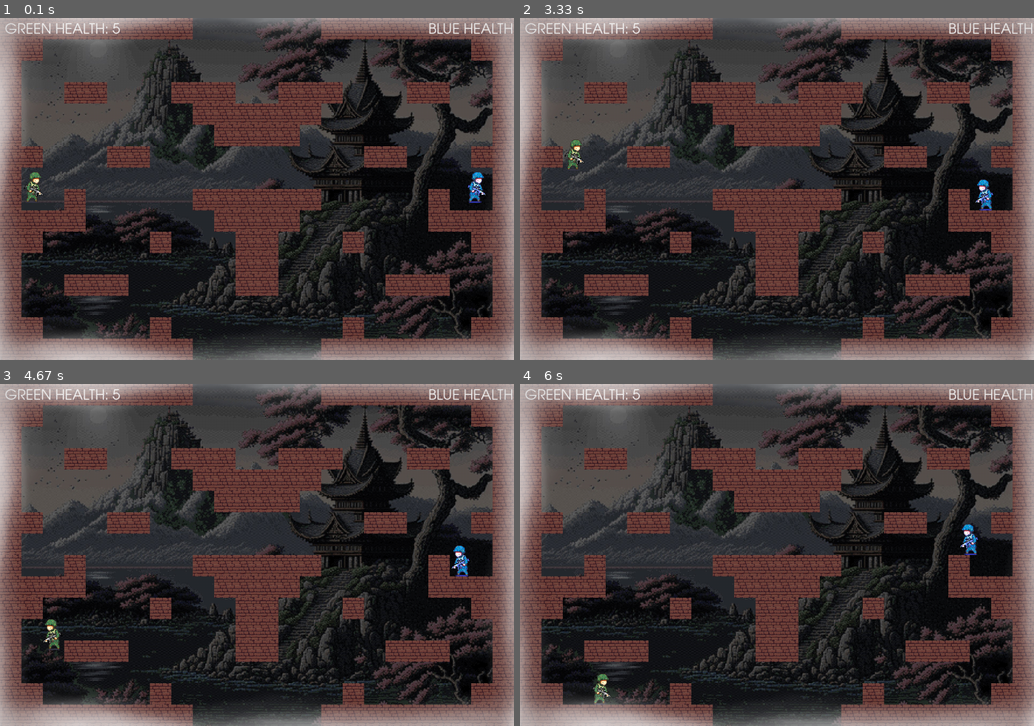
Above: before the commit, frames 1-4 (two rows, left to right).
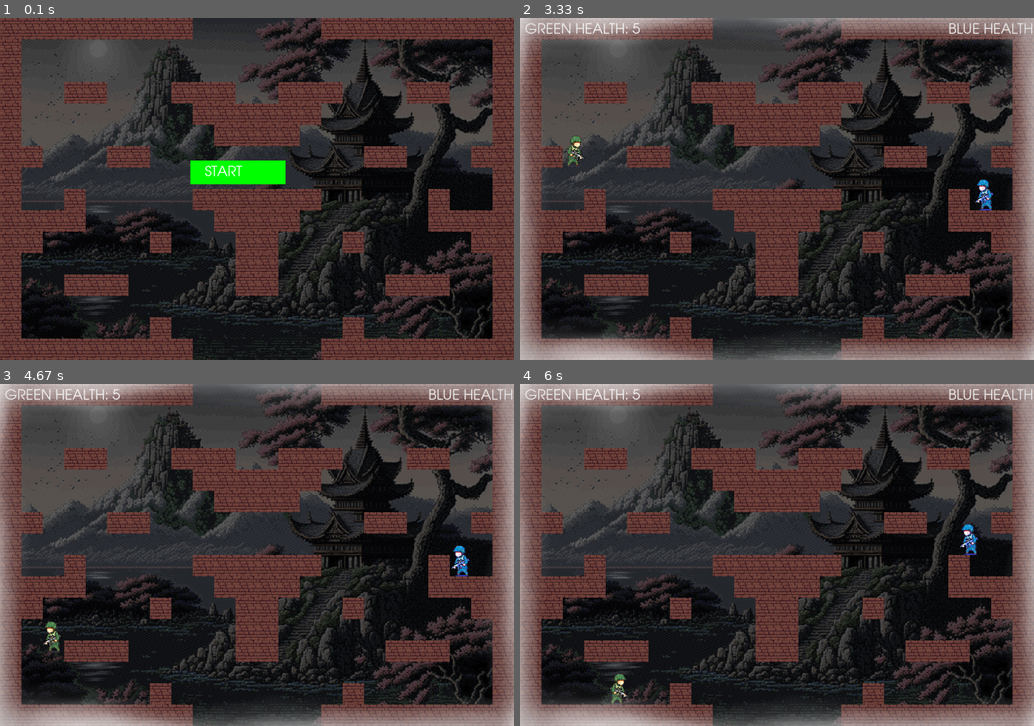
Above: after the commit, the same moments.

Repository: RoboGuy8/Game
Game: pygame game, started from Pygame.py
The game is run twice, just before and just after one commit, with the same random seed, the same clock (stepped at 60 frames per second) and the same inputs.
Inputs (mouse positions are in pixels of both pictures, inside the frame that each line leads up to):
- Up to frame 1 (0.1 s): no input
- Up to frame 2 (3.33 s): click (756, 171) at 0.38 s, where only the run after the commit has a clickable "START"; hold Enter 0.67-1.13 s; hold D 0.67-1.13 s; hold Space 1.17-1.63 s; hold D 1.17-1.63 s; tap J at 1.23, 1.53, 1.73, 2.03, 2.23, 2.53, 2.73, 3.03, 3.23 s; hold I 1.67-2.13 s; hold D 1.67-2.13 s; hold L 2.17-2.63 s; hold D 2.17-2.63 s; hold D 2.67-3.13 s; hold W from 3.17 s (still down)
- Up to frame 3 (4.67 s): release W at 3.47 s; hold D 3.5-3.97 s; tap J at 3.57, 3.87, 4.07, 4.37, 4.63 s; hold A 4-4.53 s; hold A from 4.57 s (still down)
- Up to frame 4 (6 s): tap J at 4.93, 5.07, 5.47, 5.77 s; release A at 4.97 s; hold W 5-5.37 s; tap I at 5.15 s; hold D from 5.4 s (still down)

The runs differ from the first frame. In frame 1, 19% of the frame differs, in the area x 0-100%, y 0-100%; in frame 2, 3.0%; in frame 3, 3.0%; in frame 4, 3.1%.

Commit message:
Added start button, bug fixes and code optimisation (reduced from 320 to 300 lines)

Diff:
--- a/Pygame.py
+++ b/Pygame.py
@@ -1,18 +1,15 @@
 import pygame
 import csv
 
-
-# Initialize Pygame
 pygame.init()
 
-# Screen settings
+#Settings
 SCREEN_WIDTH = 1080
 SCREEN_HEIGHT = 720
 
 ROWS = 16
-COLUMS = 150
-
-# Colors
+COLUMNS = 150
+
 BG = (150, 150, 150)
 RED = (50, 50, 50)
 
@@ -24,34 +21,27 @@
 GRAVITY = 0.55
 TILE_SIZE = SCREEN_HEIGHT // ROWS
 
-# Load bullet image
+#Image load and transform
 bullet_image = pygame.image.load('bullet.png').convert_alpha()
 bullet_img = pygame.transform.scale(bullet_image, (int(bullet_image.get_width() * 0.05), int(bullet_image.get_height() * 0.05)))
 texture_img = pygame.image.load('bricks.jpg')
-texture_img = pygame.transform.scale(texture_img, (TILE_SIZE,TILE_SIZE))
+texture_img = pygame.transform.scale(texture_img, (TILE_SIZE, TILE_SIZE))
 background_image = pygame.image.load('background.jpg').convert_alpha()
-background_img = pygame.transform.scale(background_image, (SCREEN_WIDTH,SCREEN_HEIGHT))
+background_img = pygame.transform.scale(background_image, (SCREEN_WIDTH, SCREEN_HEIGHT))
 fog_image = pygame.image.load('fog.png').convert_alpha()
-fog_img = pygame.transform.scale(fog_image, (SCREEN_WIDTH,200))
+fog_img = pygame.transform.scale(fog_image, (SCREEN_WIDTH, 200))
 fog_up = pygame.transform.flip(fog_img, False, True)
 fog_left = pygame.transform.rotate(fog_img, 90)
 fog_right = pygame.transform.rotate(fog_img, -90)
-font = pygame.font.SysFont('Futura',30)
-
-def draw_text(text,font,text_color,x,y):
-    img = font.render(text,True,text_color)
-    screen.blit(img,(x,y))
+font = pygame.font.SysFont('Futura', 30)
+
+#Funtions + classes
+def draw_text(text, font, text_color, x, y):
+    img = font.render(text, True, text_color)
+    screen.blit(img, (x, y))
 
 def draw_bg():
-
     screen.blit(background_img, (0, 0))
-
-    #gridline
-
-    #for x in range(0, SCREEN_WIDTH, 45):
-    #    pygame.draw.line(screen, (200,200,200), (x, 0), (x, SCREEN_HEIGHT))
-    #for y in range(0, SCREEN_HEIGHT, 45):
-    #    pygame.draw.line(screen, (200,200,200), (0, y), (SCREEN_WIDTH, y))
 
 class Player(pygame.sprite.Sprite):
     def __init__(self, type, x, y, scale, speed):
@@ -82,7 +72,6 @@
         dx = 0
         dy = 0
 
-        # Move left or right
         if moving_left:
             dx = -self.speed
             self.flip = True
@@ -92,44 +81,34 @@
             self.flip = False
             self.direction = 1
 
-        # Jump
         if self.jump and not self.in_air:
             self.vel_y = -13
             self.jump = False
             self.in_air = True
 
-        # Apply gravity
         self.vel_y += GRAVITY
         if self.vel_y > 10:
             self.vel_y = 10
         dy += self.vel_y
 
-        # Check for collision
         self.in_air = True
         for tile in world.obstacle_list:
-            # Check collision in the x direction
             if tile[1].colliderect(self.rect.x + dx, self.rect.y, self.width, self.height):
                 dx = 0
-            # Check collision in the y direction
             if tile[1].colliderect(self.rect.x, self.rect.y + dy + GRAVITY, self.width, self.height):
-            # Check if the player is above the ground (falling)
                 if self.vel_y > 0:
                     self.vel_y = 0
                     self.in_air = False
                     dy = tile[1].top - self.rect.bottom
-                # Check if the player is jumping (moving upwards)
                 elif self.vel_y < 0:
                     self.vel_y = 0
                     dy = tile[1].bottom - self.rect.top
 
-        # Update player position
         self.rect.x += dx
         self.rect.y += dy
 
         if self.rect.y > 720:
             self.rect.y = 0
-
-
 
     def check_alive(self):
         if self.health <= 0:
@@ -140,14 +119,11 @@
     def draw(self):
         screen.blit(pygame.transform.flip(self.image, self.flip, False), self.rect)
 
-        #hitboxes
-
-        #pygame.draw.rect(screen,(255,0,0),self.rect,1)
-
 class World():
     def __init__(self):
         self.obstacle_list = []
-    def process_data(self,data):
+
+    def process_data(self, data):
         for y, row in enumerate(data):
             for x, tile in enumerate(row):
                 if tile == 4:
@@ -155,14 +131,14 @@
                     img_rect = img.get_rect()
                     img_rect.x = x * TILE_SIZE
                     img_rect.y = y * TILE_SIZE
-                    tile_data = (img,img_rect)
+                    tile_data = (img, img_rect)
                     self.obstacle_list.append(tile_data)
                 elif tile != 4:
                     pass
+
     def draw(self):
         for tile in self.obstacle_list:
-            screen.blit(tile[0],tile[1])
-
+            screen.blit(tile[0], tile[1])
 
 class Bullet(pygame.sprite.Sprite):
     def __init__(self, x, y, direction):
@@ -173,7 +149,6 @@
         self.rect.center = (x, y)
         self.direction = direction
 
-
     def update(self):
         self.rect.x += (self.direction * self.speed)
         if self.rect.right < 0 or self.rect.left > SCREEN_WIDTH:
@@ -192,122 +167,132 @@
                 player_2.health -= 1
                 self.kill()
 
-# Create groups
+#Groups + player init
 bullet_group = pygame.sprite.Group()
 
-# Create players
 player_1 = Player(1, 70, 350, 0.075, 4)
 player_2 = Player(2, 1000, 350, 0.075, 4)
 
+#proces world data from csv
 world_data = []
 for row in range(ROWS):
-	r = [-1] * COLUMS
-	world_data.append(r)
-#load in level data and create world
+    r = [-1] * COLUMNS
+    world_data.append(r)
+
 with open('map.csv', newline='') as csvfile:
-	reader = csv.reader(csvfile, delimiter=',')
-	for x, row in enumerate(reader):
-		for y, tile in enumerate(row):
-			world_data[x][y] = int(tile)
+    reader = csv.reader(csvfile, delimiter=',')
+    for x, row in enumerate(reader):
+        for y, tile in enumerate(row):
+            world_data[x][y] = int(tile)
+
 world = World()
 world.process_data(world_data)
 
-
-
-# Main game loop
-run = True
-while run:
+#Main loop
+running = True
+game_started = False
+while running:
     clock.tick(FPS)
 
     draw_bg()
     world.draw()
 
-    draw_text(f'GREEN HEALTH: {player_1.health}', font,(255,255,255),10,10)
-    draw_text(f'BLUE HEALTH: {player_2.health}', font,(255,255,255),900,10)
-    # Draw the players
-    player_1.update()
-    player_2.update()
-
-
-    # Update and draw the bullets
-    bullet_group.update()
-    bullet_group.draw(screen)
-    player_1.draw()
-    player_2.draw()
-    player_1.move(player_1.moving_left, player_1.moving_right)
-    player_2.move(player_2.moving_left, player_2.moving_right)
-
-
-    if player_1.alive:
-        if player_1.shoot:
-            if player_1.shoot_cooldown == 0:
-                player_1.shoot_cooldown = 25
-                bullet = Bullet(player_1.rect.centerx + (player_1.rect.size[0] * 0.9 * player_1.direction), player_1.rect.centery, player_1.direction)
-                bullet_group.add(bullet)
-        if player_1.shoot_cooldown > 0:
-            player_1.shoot_cooldown -= 1
-    if player_1.alive == False:
-        player_1.image = player_1.death_image
-    if player_2.alive:
-        if player_2.shoot:
-            if player_2.shoot_cooldown == 0:
-                player_2.shoot_cooldown = 25
-                bullet = Bullet(player_2.rect.centerx + (player_2.rect.size[0] * 0.9 * player_2.direction), player_2.rect.centery, player_2.direction)
-                bullet_group.add(bullet)
-        if player_2.shoot_cooldown > 0:
-            player_2.shoot_cooldown -= 1
-    if player_2.alive == False:
-        player_2.image = player_2.death_image
-
-    player_1.check_alive()
-    player_2.check_alive()
-
-    screen.blit(fog_img, (0, 590))
-    screen.blit(fog_up, (0, -75))
-    screen.blit(fog_left, (950, 0))
-    screen.blit(fog_right, (-75, 0))
-
+    if game_started == False:
+        start_button = pygame.Rect(400, 300, 200, 50)
+        pygame.draw.rect(screen, (0, 255, 0), start_button)
+        draw_text('START', font, (255, 255, 255), 430, 310)
+
+    #Controlls
     for event in pygame.event.get():
         if event.type == pygame.QUIT:
-            run = False
-        # keyboard presses
-        if event.type == pygame.KEYDOWN and player_1.alive:
-            if event.key == pygame.K_a:
-                player_1.moving_left = True
-            if event.key == pygame.K_d:
-                player_1.moving_right = True
-            if event.key == pygame.K_w:
-                player_1.jump = True
-            if event.key == pygame.K_SPACE:
-                player_1.shoot = True
-        if event.type == pygame.KEYDOWN and player_2.alive:
-            if event.key == pygame.K_j:
-                player_2.moving_left = True
-            if event.key == pygame.K_l:
-                player_2.moving_right = True
-            if event.key == pygame.K_i:
-                player_2.jump = True
-            if event.key == pygame.K_RETURN:
-                player_2.shoot = True
-        # keyboard released
-        if event.type == pygame.KEYUP:
-            if event.key == pygame.K_a:
-                player_1.moving_left = False
-            if event.key == pygame.K_d:
-                player_1.moving_right = False
-            if event.key == pygame.K_w:
-                player_1.jump = False
-            if event.key == pygame.K_SPACE:
-                player_1.shoot = False
-        if event.type == pygame.KEYUP:
-            if event.key == pygame.K_j:
-                player_2.moving_left = False
-            if event.key == pygame.K_l:
-                player_2.moving_right = False
-            if event.key == pygame.K_i:
-                player_2.jump = False
-            if event.key == pygame.K_RETURN:
-                player_2.shoot = False
+            running = False
+        elif not game_started and event.type == pygame.MOUSEBUTTONDOWN:
+            if event.button == 1:
+                if start_button.collidepoint(event.pos):
+                    game_started = True
+        elif game_started:
+            if event.type == pygame.KEYDOWN:
+                if event.key == pygame.K_a:
+                    player_1.moving_left = True
+                elif event.key == pygame.K_d:
+                    player_1.moving_right = True
+                elif event.key == pygame.K_w:
+                    player_1.jump = True
+                elif event.key == pygame.K_SPACE:
+                    player_1.shoot = True
+                elif event.key == pygame.K_j:
+                    player_2.moving_left = True
+                elif event.key == pygame.K_l:
+                    player_2.moving_right = True
+                elif event.key == pygame.K_i:
+                    player_2.jump = True
+                elif event.key == pygame.K_RETURN:
+                    player_2.shoot = True
+            elif event.type == pygame.KEYUP:
+                if event.key == pygame.K_a:
+                    player_1.moving_left = False
+                elif event.key == pygame.K_d:
+                    player_1.moving_right = False
+                elif event.key == pygame.K_w:
+                    player_1.jump = False
+                elif event.key == pygame.K_SPACE:
+                    player_1.shoot = False
+                elif event.key == pygame.K_j:
+                    player_2.moving_left = False
+                elif event.key == pygame.K_l:
+                    player_2.moving_right = False
+                elif event.key == pygame.K_i:
+                    player_2.jump = False
+                elif event.key == pygame.K_RETURN:
+                    player_2.shoot = False
+
+    if game_started:
+        draw_text(f'GREEN HEALTH: {player_1.health}', font, (255, 255, 255), 10, 10)
+        draw_text(f'BLUE HEALTH: {player_2.health}', font, (255, 255, 255), 900, 10)
+
+        player_1.update()
+        player_2.update()
+        bullet_group.update()
+        bullet_group.draw(screen)
+        player_1.draw()
+        player_2.draw()
+        player_1.move(player_1.moving_left, player_1.moving_right)
+        player_2.move(player_2.moving_left, player_2.moving_right)
+
+        #shooting and bullet collisions
+        if player_1.alive:
+            if player_1.shoot:
+                if player_1.shoot_cooldown == 0:
+                    player_1.shoot_cooldown = 25
+                    bullet = Bullet(player_1.rect.centerx + (player_1.rect.size[0] * 0.9 * player_1.direction),
+                                    player_1.rect.centery, player_1.direction)
+                    bullet_group.add(bullet)
+            if player_1.shoot_cooldown > 0:
+                player_1.shoot_cooldown -= 1
+        if player_1.alive == False:
+            player_1.image = player_1.death_image
+
+        if player_2.alive:
+            if player_2.shoot:
+                if player_2.shoot_cooldown == 0:
+                    player_2.shoot_cooldown = 25
+                    bullet = Bullet(player_2.rect.centerx + (player_2.rect.size[0] * 0.9 * player_2.direction),
+                                    player_2.rect.centery, player_2.direction)
+                    bullet_group.add(bullet)
+            if player_2.shoot_cooldown > 0:
+                player_2.shoot_cooldown -= 1
+        if player_2.alive == False:
+            player_2.image = player_2.death_image
+
+        player_1.check_alive()
+        player_2.check_alive()
+
+        #cosmetic "fog" border
+        screen.blit(fog_img, (0, 595))
+        screen.blit(fog_up, (0, -75))
+        screen.blit(fog_left, (950, 0))
+        screen.blit(fog_right, (-75, -250))
 
     pygame.display.update()
+
 pygame.quit()
--- a/map.csv
+++ b/map.csv
@@ -1,5 +1,5 @@
 4,4,4,4,4,4,4,4,4,-1,-1,-1,-1,-1,-1,4,4,4,4,4,4,4,4,4,-1,-1,-1,-1,-1,-1,-1,-1,-1,-1,-1,-1,-1,-1,-1,-1,-1,-1,-1,-1,-1,-1 …(312 unchanged characters)…
-4,4,-1,-1,-1,-1,-1,-1,-1,-1,-1,-1,-1,-1,-1,-1,-1,-1,-1,-1,-1,-1,4,4,-1,-1,-1,-1,-1,-1,-1,-1,-1,-1,-1,-1,- …(340 unchanged characters)…
+4,-1,-1,-1,-1,-1,-1,-1,-1,-1,-1,-1,-1,-1,-1,-1,-1,-1,-1,-1,-1,-1,-1,4,-1,-1,-1,-1,-1,-1,-1,-1,-1,-1,-1,-1,- …(340 unchanged characters)…
 4,-1,-1,14,14,-1,-1,-1,-1,14,14,-1,-1,-1,14,-1,-1,-1,-1,14,14,-1,-1,4,-1,-1,-1,-1,-1,-1,-1,-1,-1,-1,-1,-1,-1,-1,-1,-1,- …(328 unchanged characters)…
 4,-1,-1,4,4,-1,-1,-1,4,4,4,14,14,4,4,4,-1,-1,-1,4,4,-1,-1,4,-1,-1,-1,-1,-1,-1,-1,-1,-1,-1,-1,-1,-1,-1,-1,-1,-1,-1,-1,-1 …(318 unchanged characters)…
 4,-1,-1,-1,-1,-1,-1,-1,-1,4,4,4,4,4,4,-1,-1,-1,-1,-1,-1,-1,-1,4,-1,-1,-1,-1,-1,-1,-1,-1,-1,-1,-1,-1,-1,-1,-1,-1,-1,-1,- …(322 unchanged characters)…
@@ -12,5 +12,5 @@
 4,-1,-1,14,-1,14,-1,-1,-1,-1,-1,4,4,-1,-1,-1,-1,-1,14,-1,14,-1,-1,4,-1,-1,-1,-1,-1,-1,-1,-1,-1,-1,-1,-1,-1,-1,-1,-1,-1, …(326 unchanged characters)…
 4,-1,-1,4,4,4,-1,-1,-1,-1,-1,4,4,-1,-1,-1,-1,-1,4,4,4,-1,-1,4,-1,-1,-1,-1,-1,-1,-1,-1,-1,-1,-1,-1,-1,-1,-1,-1,-1,-1,-1, …(320 unchanged characters)…
 4,14,-1,-1,-1,-1,-1,14,-1,-1,-1,-1,-1,-1,-1,-1,14,-1,-1,-1,-1,-1,14,4,-1,-1,-1,-1,-1,-1,-1,-1,-1,-1,-1,-1,-1,-1,-1,-1,- …(328 unchanged characters)…
-4,4,14,-1,-1,-1,14,4,-1,-1,-1,-1,-1,-1,-1,-1,4,-1,-1,-1,-1,14,4,4,-1,-1,-1,-1,-1,-1,-1,-1,-1,-1,-1,-1,- …(340 unchanged characters)…
+4,-1,14,-1,-1,-1,14,4,-1,-1,-1,-1,-1,-1,-1,-1,4,-1,-1,-1,-1,14,-1,4,-1,-1,-1,-1,-1,-1,-1,-1,-1,-1,-1,-1,- …(340 unchanged characters)…
 4,4,4,4,4,4,4,4,4,-1,-1,-1,-1,-1,-1,4,4,4,4,4,4,4,4,4,0,0,0,0,0,0,0,0,0,0,0,0,0,0,0,0,0,0,0,0,0,0,0,0,0,0,0,0,0,0,0,0,0 …(186 unchanged characters)…
Binary file changed: archer1.png
Binary file changed: archer2.png
